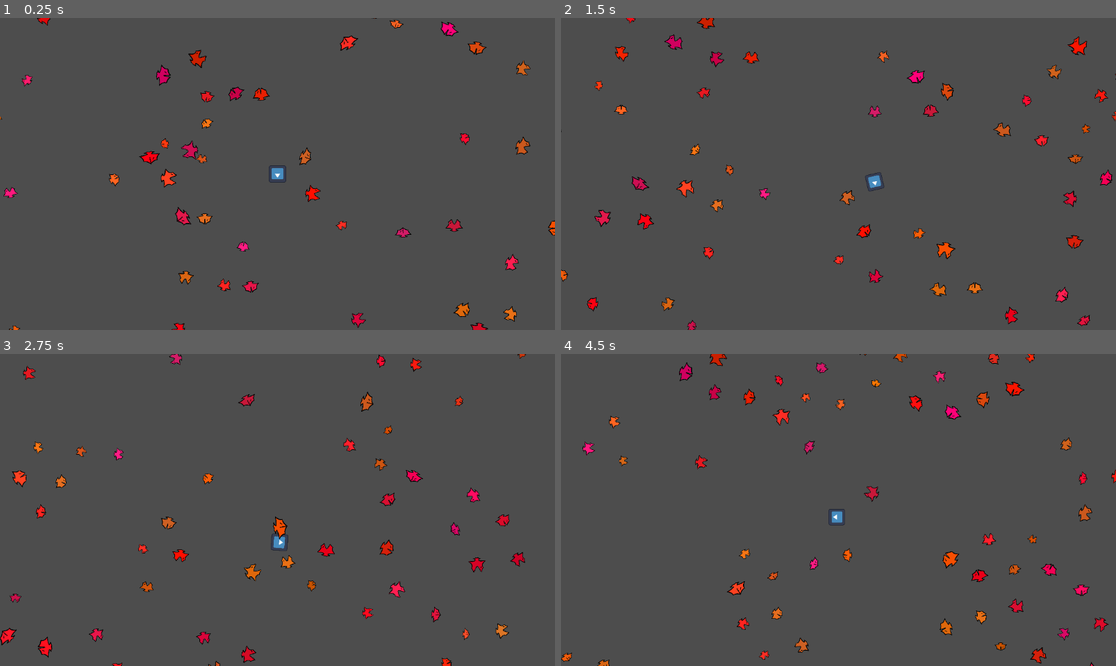
Above: before the commit, frames 1-4 (two rows, left to right).
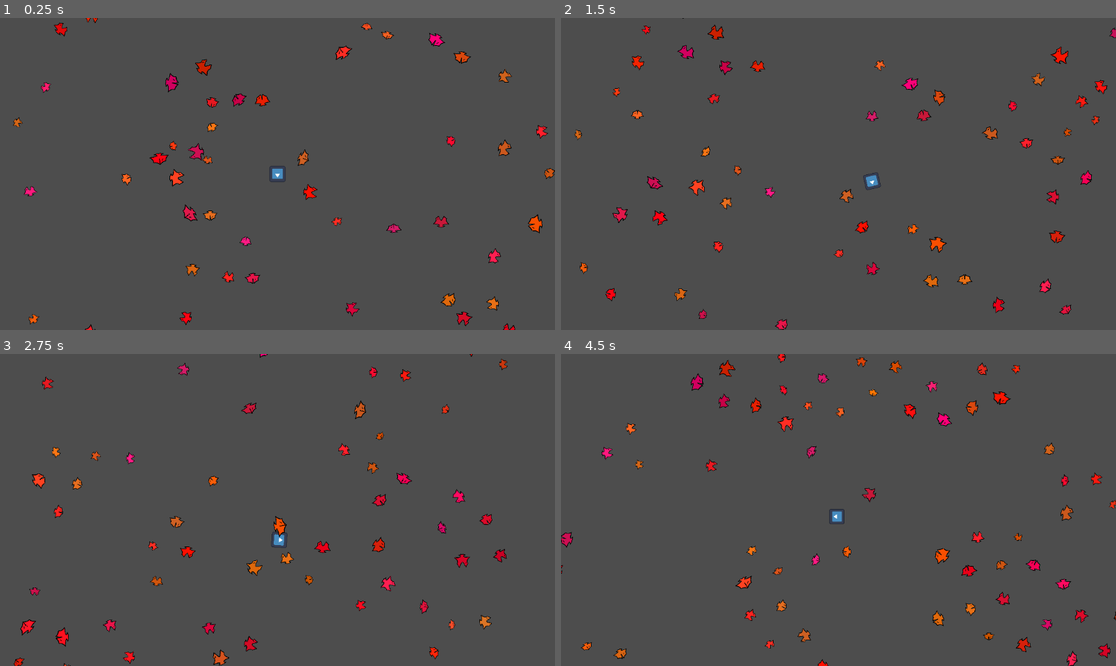
Above: after the commit, the same moments.

Repository: Krapas2/boidslop
Game: Godot game, scene res://scenes/screens/test-scene.tscn
Two runs of this game, one before a commit and one after it. Both use one fixed random seed, a clock stepped at 60 frames per second and the inputs below. The engine's default icon, where the game draws it, is replaced by a stand-in: a white triangle on a blue panel in a dark square.
Inputs (mouse positions are in pixels of both pictures, inside the frame that each line leads up to):
- Up to frame 1 (0.25 s): no input
- Up to frame 2 (1.5 s): move the mouse to (960, 158) at 0.52 s; hold D (walk_right) 0.53-1.28 s; move the mouse to (727, 189) at 1.27 s; hold S (walk_down) from 1.28 s (still down)
- Up to frame 3 (2.75 s): move the mouse to (333, 441) at 2.02 s; release S (walk_down) at 2.03 s; hold D (walk_right) from 2.03 s (still down)
- Up to frame 4 (4.5 s): move the mouse to (810, 572) at 2.77 s; release D (walk_right) at 2.78 s; hold W (walk_up) 2.78-3.53 s; move the mouse to (1005, 556) at 3.52 s; hold A (walk_left) from 3.53 s (still down); move the mouse to (672, 463) at 4.27 s

The runs differ from the first frame. In frame 1, 4.8% of the frame differs, in the area x 0-100%, y 0-100%; in frame 2, 5.7%; in frame 3, 5.1%; in frame 4, 5.7%.

Commit message:
consistent zoom

Diff:
--- a/scenes/screens/test-scene.tscn
+++ b/scenes/screens/test-scene.tscn
@@ -30,6 +30,7 @@
 target = NodePath("../../PlayerBody")
 leading_distance = 100.0
 movement_lerp_speed = 5.0
+pixel_units_height = 500.0
 zoom_out_power = 0.95
 zoom_lerp_speed = 3.0
 metadata/_custom_type_script = "uid://c54178coumdbg"
--- a/scripts/game/camera/player-camera-controller.gd
+++ b/scripts/game/camera/player-camera-controller.gd
@@ -5,14 +5,11 @@
 @export var leading_distance: float
 @export var movement_lerp_speed: float
 
+@export var pixel_units_height: float
 @export var zoom_out_power: float
 @export var zoom_lerp_speed: float
 
 @onready var camera: Camera2D = get_parent()
-var original_zoom: Vector2
-
-func _ready() -> void:
-	original_zoom = camera.zoom
 
 func _process(delta: float) -> void:
 	var screen_center: Vector2 = get_viewport().size/2
@@ -36,9 +33,11 @@
 	)
 
 func zoom(intensity: float, delta: float) -> void:
+	var zoom_ratio: float = get_viewport().size.y / pixel_units_height
+	var base_zoom: Vector2 = zoom_ratio * Vector2.ONE
 	var desired_zoom: Vector2 = lerp(
-		original_zoom,
-		original_zoom * zoom_out_power,
+		base_zoom,
+		base_zoom * zoom_out_power,
 		intensity
 	)
 
